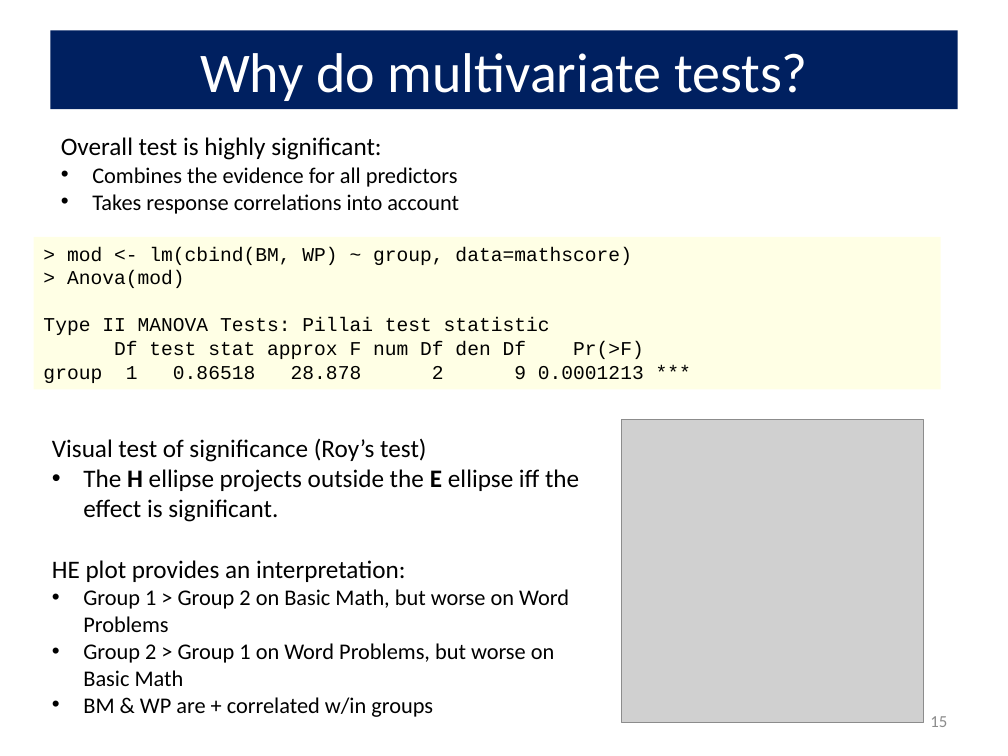
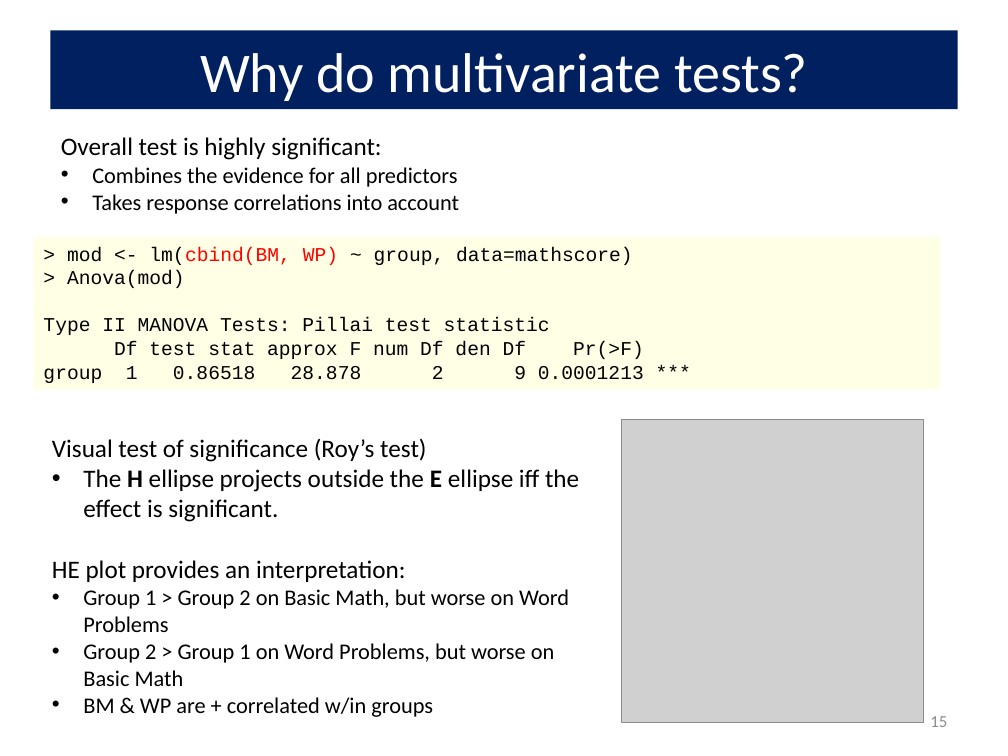
Before and after one commit to friendly/VisMLM-course, a slide deck: slide 15 of docs/lectures/lecture2.pptx. Drawn at 1008x756 pixels with LibreOffice and Linux fonts; fonts in the diff are those of the drawing; grey boxes stand for pictures. Boxes give left, top, right and bottom in pixels: in the first picture for what was removed or moved away, otherwise in the second. Text is boxed around its words. In the diff, an @@ line names an element or a change of style, - is before the commit and + after.

```diff
--- a/docs/lectures/lecture2.pptx
+++ b/docs/lectures/lecture2.pptx
@@ text in rectangle at (67,247,633,265): text colour #000000 to #FF0000 in "lm(cbind(BM, WP)" @@
```
Also in this commit, not shown: 6 other slides changed, 22 other files.
